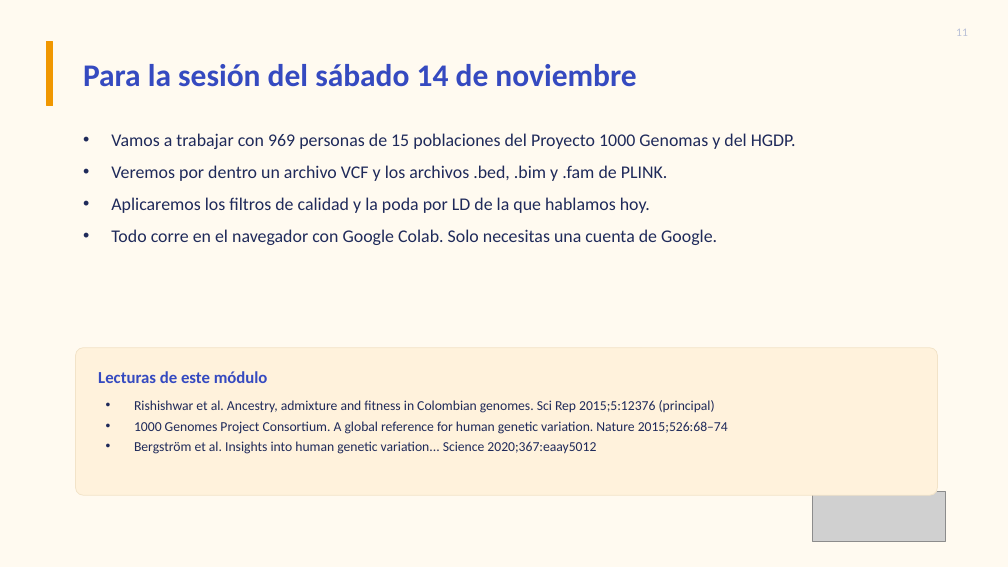
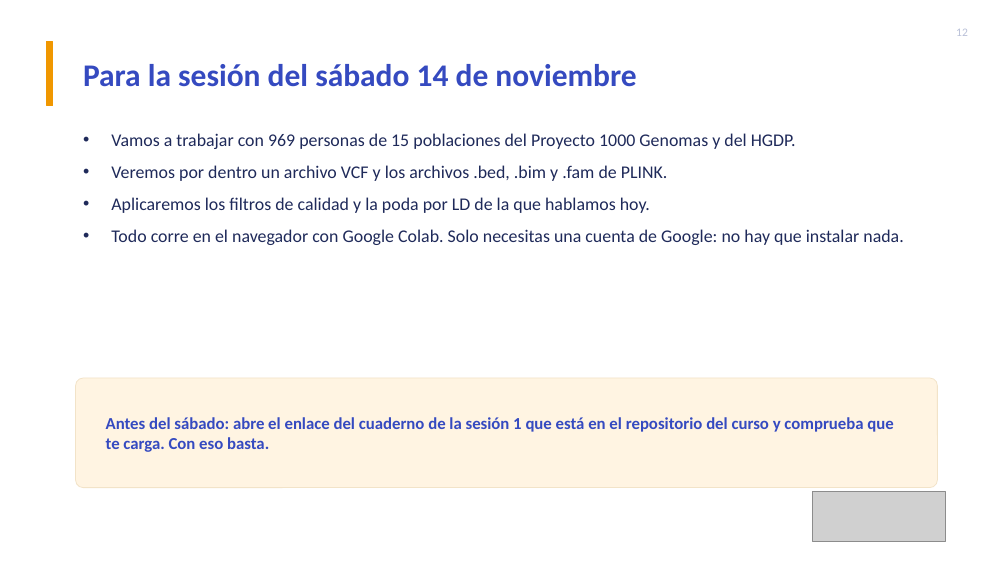
Before and after one commit to YTZ27/curso-ancestria, a slide deck: slide 12 of teoria/Modulo_1_Fundamentos.pptx (slide 11 before the commit). Drawn at 1008x567 pixels with LibreOffice and Linux fonts; fonts in the diff are those of the drawing; grey boxes stand for pictures. Boxes give left, top, right and bottom in pixels: in the first picture for what was removed or moved away, otherwise in the second. Text is boxed around its words. In the diff, an @@ line names an element or a change of style, - is before the commit and + after.

```diff
--- a/teoria/Modulo_1_Fundamentos.pptx
+++ b/teoria/Modulo_1_Fundamentos.pptx
@@ background #FFFAF0 to #FFFFFF @@
@@ page number at (956, 29, 968, 36): text changed @@
-11
+12
@@ text at (111, 229, 903, 245): text changed @@
-• Todo corre en el navegador con Google Colab. Solo necesitas una cuenta de Google.
+• Todo corre en el navegador con Google Colab. Solo necesitas una cuenta de Google: no hay que instalar nada.
@@ rounded rectangle: place and size @@
-rounded rectangle at (76, 348, 938, 495)
+rounded rectangle at (76, 378, 938, 488)
@@ rounded rectangle at (76, 378, 938, 488): fill #FFF2DC to #FFF4E2; proportions changed @@
@@ text at (106, 417, 893, 452): text changed @@
-Lecturas de este módulo
+Antes del sábado: abre el enlace del cuaderno de la sesión 1 que está en el repositorio del curso y comprueba que te carga. Con eso basta.
@@ text removed at (134, 400, 728, 454) @@
-• Rishishwar et al. Ancestry, admixture and fitness in Colombian genomes. Sci Rep 2015;5:12376 (principal)
-• 1000 Genomes Project Consortium. A global reference for human genetic variation. Nature 2015;526:68–74
-• Bergström et al. Insights into human genetic variation... Science 2020;367:eaay5012
```
Also in this commit, not shown: 10 other slides changed, 2 slides added, 3 other files.
